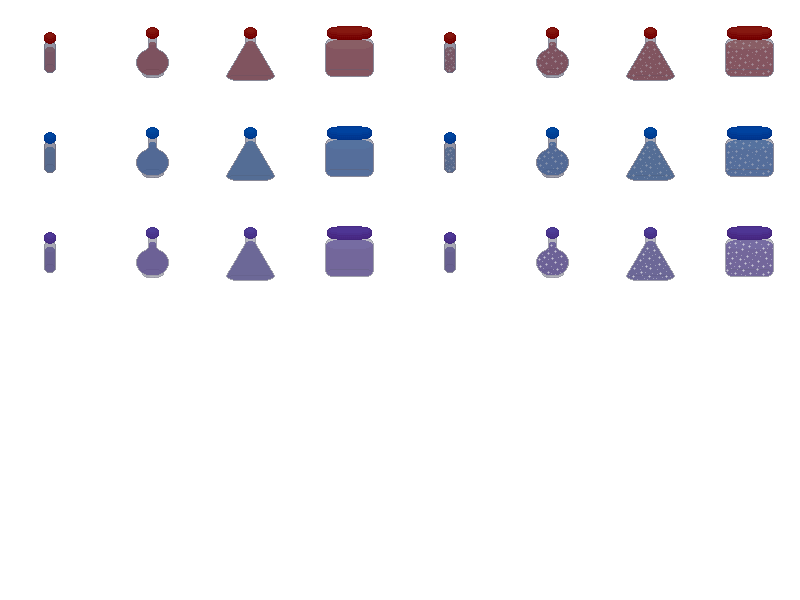
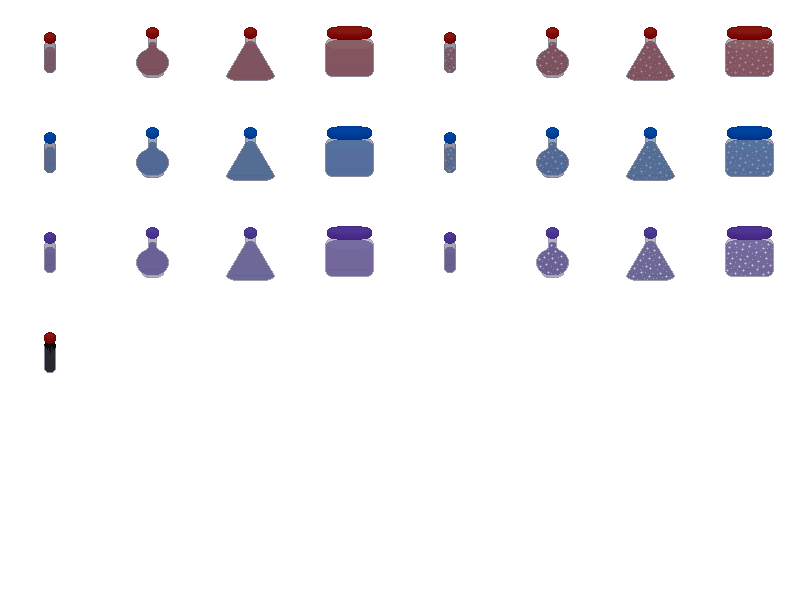
Comparing the layer stacks of the two 800px x 600px images. Changes:
painted on "toppers" over (x1=44, y1=332, x2=56, y2=353)
painted on "glass" over (x1=44, y1=342, x2=56, y2=373)
painted on "potion" over (x1=45, y1=346, x2=55, y2=372)
